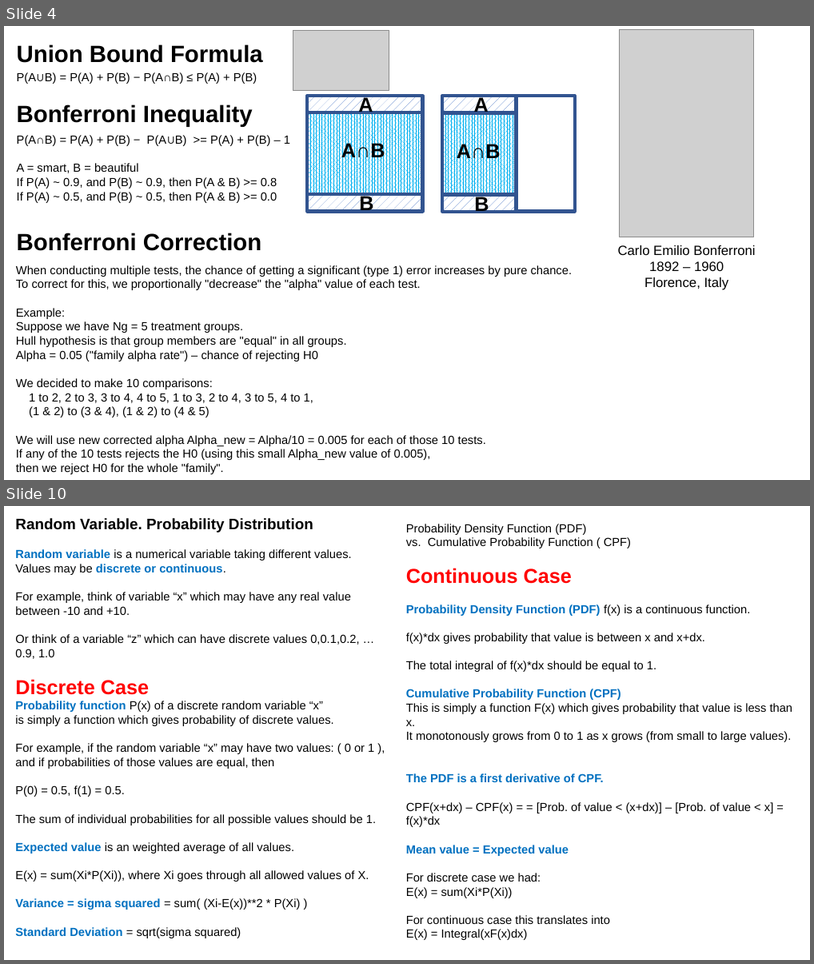
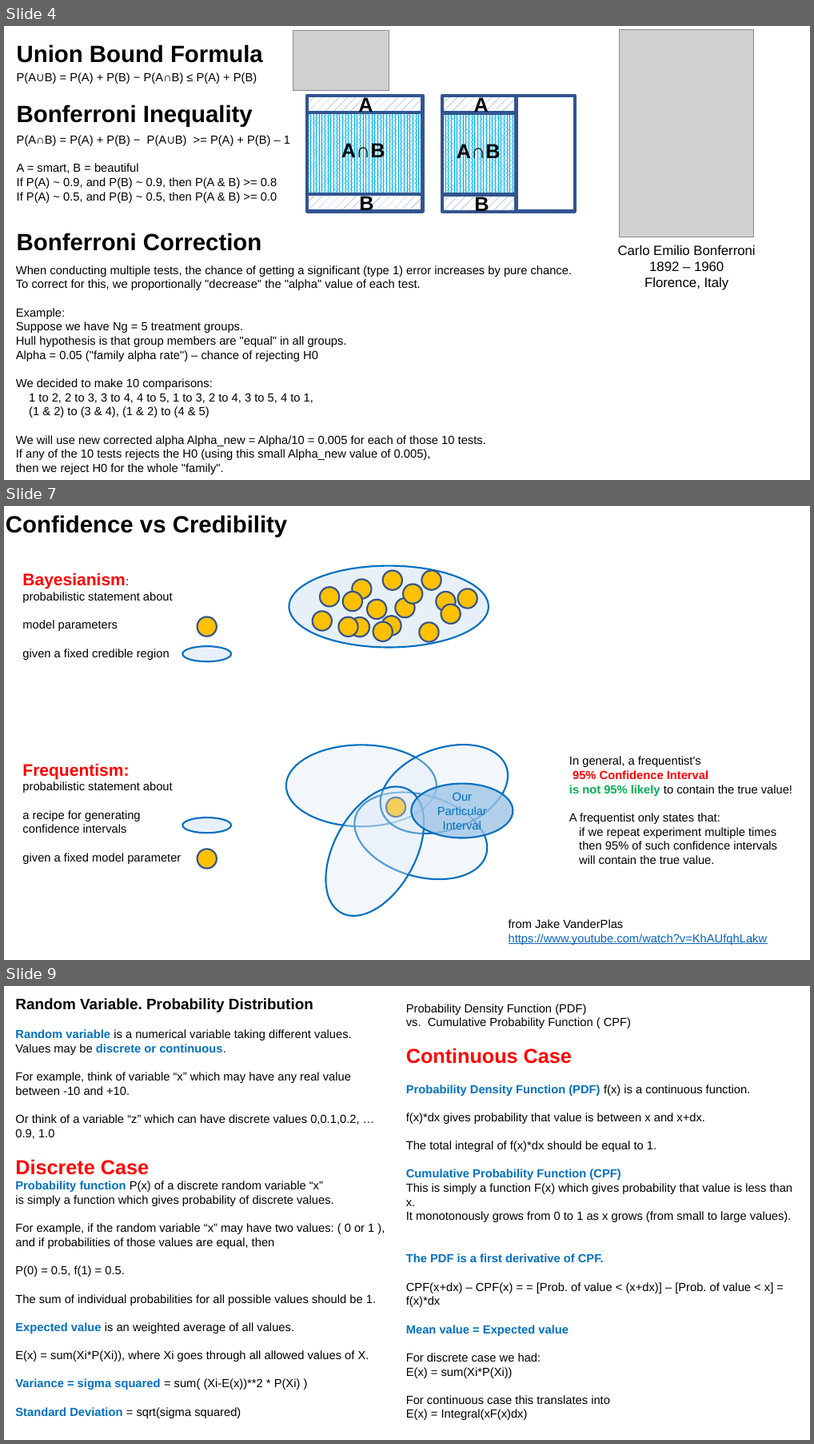
Before and after one commit to lselector/ml_ai_doc, a slide deck: statistics_01_probability.pptx. Shown one above the other, each under a label of ours: slides 4 and 10 before the commit, slides 4, 7 and 9 after it; the slides between them are not shown. The pictures are 814x964 and 814x1444 pixels, drawn with LibreOffice and Linux fonts; fonts in the diff are those of the drawing; grey boxes stand for pictures. Boxes give left, top, right and bottom in pixels: in the first picture for what was removed or moved away, otherwise in the second. Text is boxed around its words. In the diff, an @@ line names an element or a change of style, - is before the commit and + after.

```diff
--- a/statistics_01_probability.pptx
+++ b/statistics_01_probability.pptx
@@ slide 7 added at box(4, 506, 810, 960), background #FFFFFF @@
@@ text added at box(6, 515, 288, 537), 28 pt, text #000000, bold @@
+Confidence vs Credibility
@@ text added at box(22, 572, 173, 660), 14 pt, text #000000 @@
+Bayesianism:
+probabilistic statement about
+model parameters
+given a fixed credible region
@@ ellipse added at box(289, 566, 489, 648), fill #DEEBF7 at 71% opacity, outline #0070C0 2 pt @@
@@ ellipse added at box(382, 571, 402, 590), fill #FFC000, outline #325491 2 pt @@
@@ ellipse added at box(422, 570, 442, 589), fill #FFC000, outline #325491 2 pt @@
@@ ellipse added at box(320, 587, 339, 607), fill #FFC000, outline #325491 2 pt @@
@@ ellipse added at box(342, 592, 362, 611), fill #FFC000, outline #325491 2 pt @@
@@ ellipse added at box(353, 579, 372, 599), fill #FFC000, outline #325491 2 pt @@
@@ ellipse added at box(367, 599, 387, 619), fill #FFC000, outline #325491 2 pt @@
@@ ellipse added at box(395, 598, 414, 617), fill #FFC000, outline #325491 2 pt @@
@@ ellipse added at box(403, 584, 422, 604), fill #FFC000, outline #325491 2 pt @@
@@ ellipse added at box(437, 592, 456, 611), fill #FFC000, outline #325491 2 pt @@
@@ ellipse added at box(458, 589, 478, 608), fill #FFC000, outline #325491 2 pt @@
@@ ellipse added at box(198, 616, 217, 636), fill #FFC000, outline #325491 2 pt @@
@@ ellipse added at box(313, 612, 332, 631), fill #FFC000, outline #325491 2 pt @@
@@ ellipse added at box(338, 616, 358, 636), fill #FFC000, outline #325491 2 pt @@
@@ ellipse added at box(350, 617, 370, 636), fill #FFC000, outline #325491 2 pt @@
@@ ellipse added at box(373, 621, 392, 641), fill #FFC000, outline #325491 2 pt @@
@@ ellipse added at box(382, 616, 402, 635), fill #FFC000, outline #325491 2 pt @@
@@ ellipse added at box(420, 622, 439, 641), fill #FFC000, outline #325491 2 pt @@
@@ ellipse added at box(442, 604, 461, 624), fill #FFC000, outline #325491 2 pt @@
@@ ellipse added at box(182, 646, 231, 661), fill #DEEBF7 at 71% opacity, outline #0070C0 2 pt @@
@@ ellipse added at box(286, 745, 437, 827), fill #DEEBF7 at 36% opacity, outline #0070C0 2 pt @@
@@ ellipse added at box(369, 728, 521, 850), fill #DEEBF7 at 36% opacity, outline #0070C0 2 pt @@
@@ text added at box(22, 763, 181, 864), 14 pt, text #000000 @@
+Frequentism:
+probabilistic statement about
+a recipe for generating
+confidence intervals
+given a fixed model parameter
@@ text added at box(570, 756, 793, 864), 14 pt, text #000000 @@
+In general, a frequentist's
+95% Confidence Interval
+is not 95% likely to contain the true value!
+A frequentist only states that:
+if we repeat experiment multiple times
+then 95% of such confidence intervals
+will contain the true value.
@@ ellipse added at box(306, 770, 445, 932), fill #DEEBF7 at 36% opacity, outline #0070C0 2 pt @@
@@ ellipse added at box(345, 777, 498, 893), fill #DEEBF7 at 36% opacity, outline #0070C0 2 pt @@
@@ ellipse added at box(412, 783, 514, 837), fill #9DC3E6 at 77% opacity, outline #0070C0 2 pt, 14 pt, text #0070C0 @@
+Our Particular Interval
@@ ellipse added at box(182, 817, 231, 832), fill #DEEBF7 at 71% opacity, outline #0070C0 2 pt @@
@@ ellipse added at box(386, 797, 406, 816), fill #FFC000, outline #325491 2 pt @@
@@ ellipse added at box(198, 849, 217, 868), fill #FFC000, outline #325491 2 pt @@
@@ text added at box(509, 919, 768, 944), 14 pt, text #0563C1, underline @@
+from Jake VanderPlas
+https://www.youtube.com/watch?v=KhAUfqhLakw
@@ what was slide 10 is now slide 9 @@
```
Also in this commit, not shown: 3 slides changed, 2 slides removed, 2 other files.
